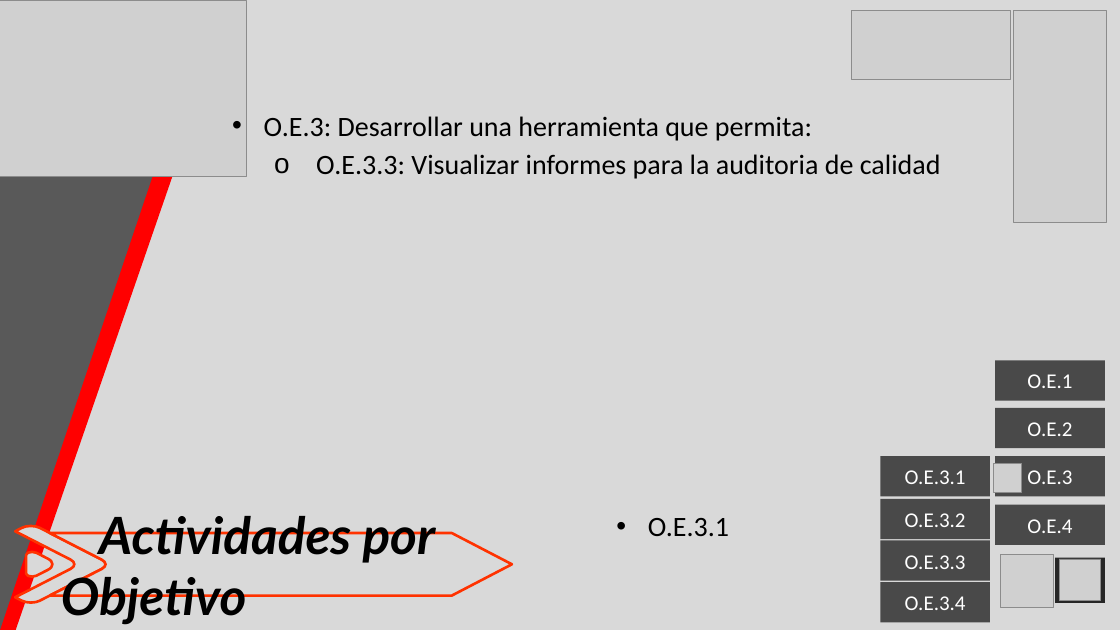
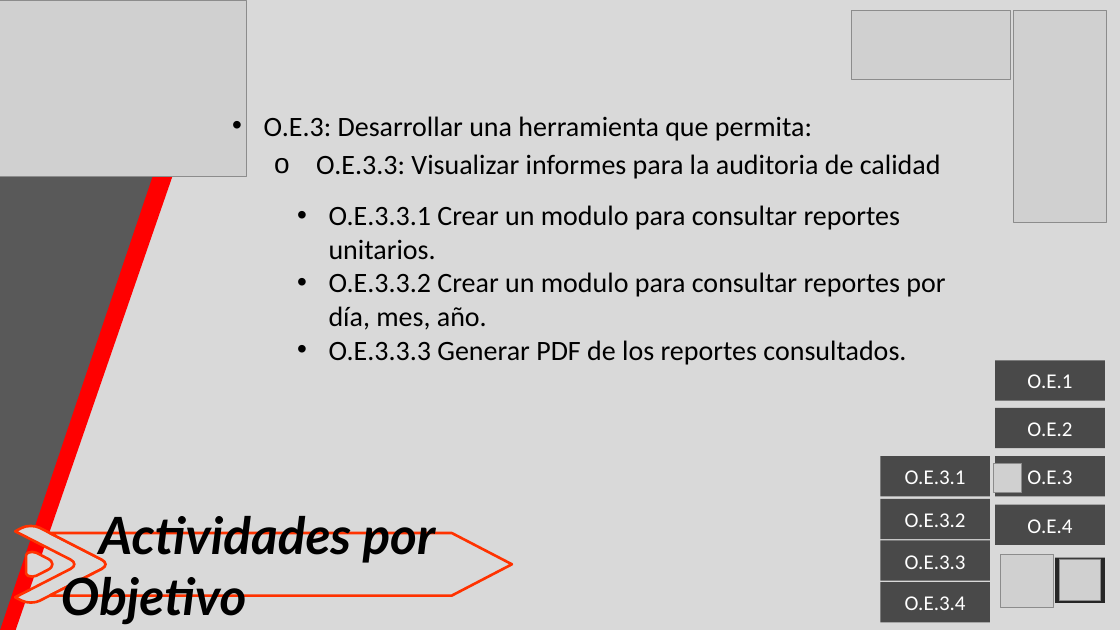
Before and after one commit to Alfiie1203/PresentacionTesis, a slide deck: slide 14 of Presentacion tesis.pptx. Drawn at 1120x630 pixels with LibreOffice and Linux fonts; fonts in the diff are those of the drawing; grey boxes stand for pictures. Boxes give left, top, right and bottom in pixels: in the first picture for what was removed or moved away, otherwise in the second. Text is boxed around its words. In the diff, an @@ line names an element or a change of style, - is before the commit and + after.

```diff
--- a/Presentacion tesis.pptx
+++ b/Presentacion tesis.pptx
@@ text at (x1=329, y1=205, x2=945, y2=365): text changed @@
-• O.E.3.1
+• O.E.3.3.1 Crear un modulo para consultar reportes unitarios.
+• O.E.3.3.2 Crear un modulo para consultar reportes por día, mes, año.
+• O.E.3.3.3 Generar PDF de los reportes consultados.
```
Also in this commit, not shown: 4 other slides changed.
